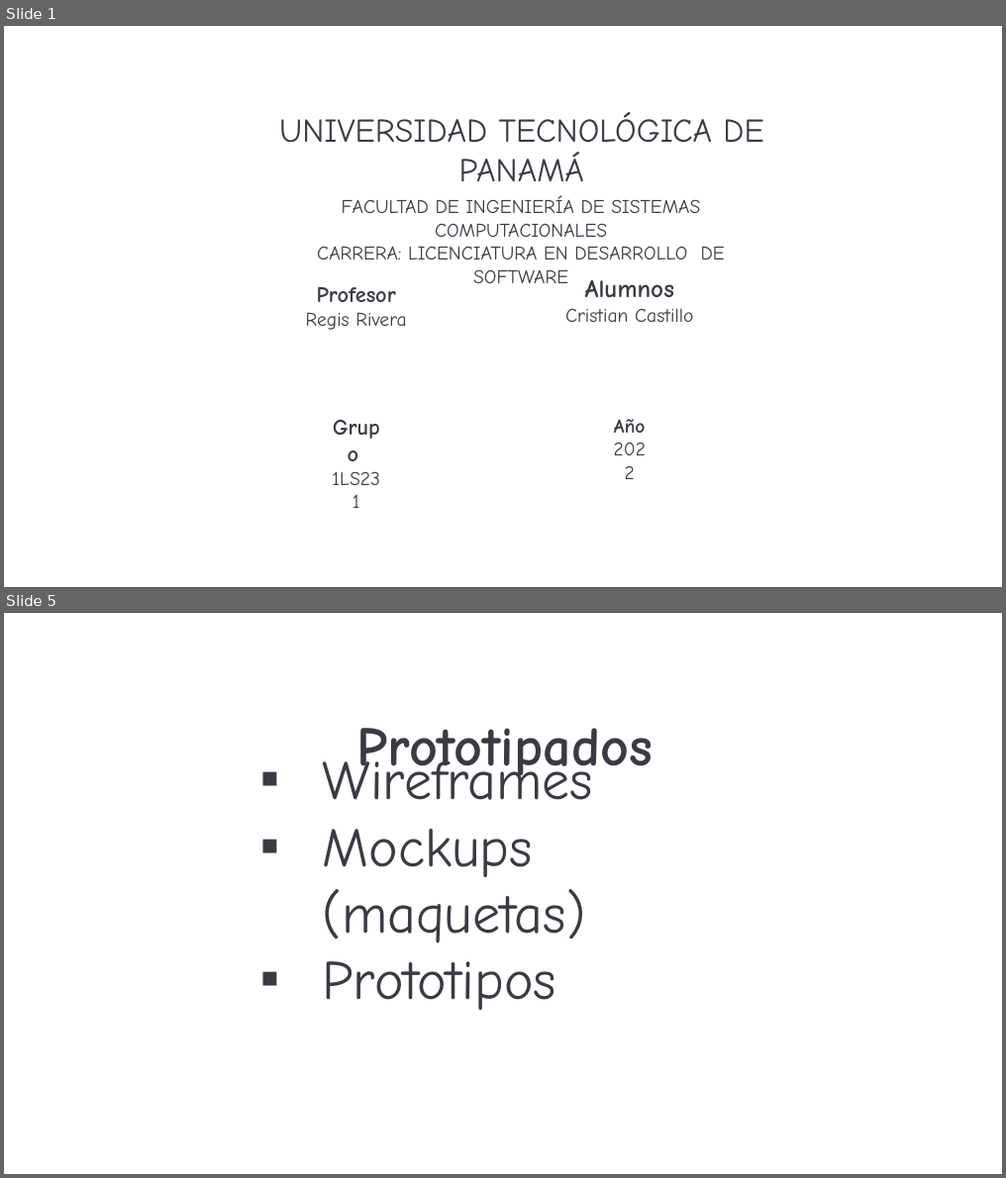
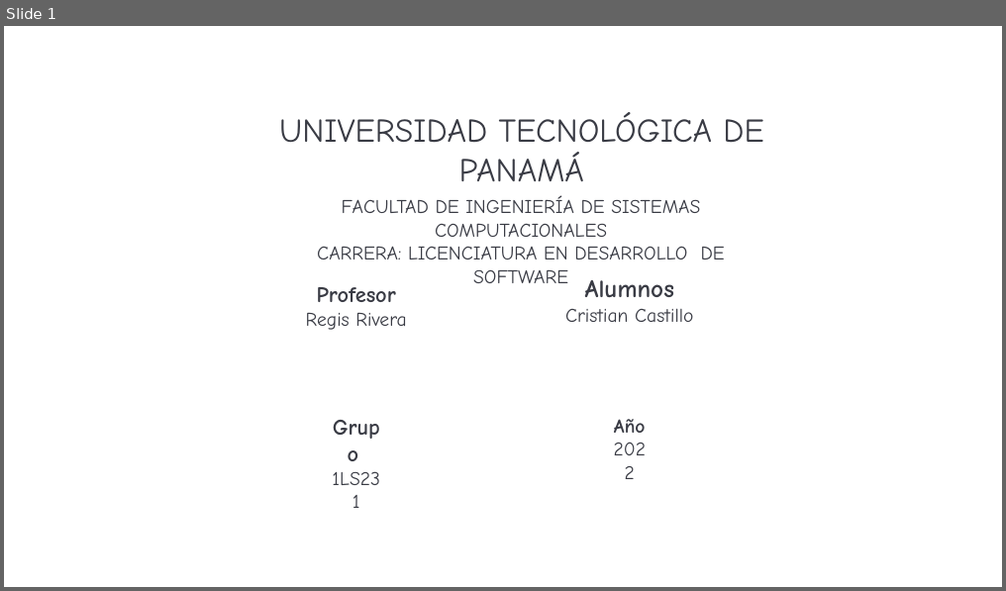
Before and after one commit to Cristian1234567890/Curso-DS7, a slide deck: Proyectos/Proyecto-Final/project/Presentacion proyecto final .pptx. Shown one above the other, each under a label of ours: slides 1 and 5 before the commit, slide 1 after it; the slides between them are not shown. The pictures are 1006x1178 and 1006x591 pixels, drawn with LibreOffice and Linux fonts; fonts in the diff are those of the drawing; background and template pictures are left out. Boxes give left, top, right and bottom in pixels: in the first picture for what was removed or moved away, otherwise in the second. Text is boxed around its words. In the diff, an @@ line names an element or a change of style, - is before the commit and + after.

```diff
--- a/Proyectos/Proyecto-Final/project/Presentacion proyecto final .pptx
+++ b/Proyectos/Proyecto-Final/project/Presentacion proyecto final .pptx
@@ slide 5 removed at [4,613,1002,1174], background picture (left out) @@
@@ title removed at [357,728,652,783] @@
-Prototipados
@@ text removed at [323,752,594,1010] @@
-▪ Wireframes
-▪ Mockups (maquetas)
-▪ Prototipos
```
Also in this commit, not shown: 5 slides added, 8 other slides removed, 13 other files.
